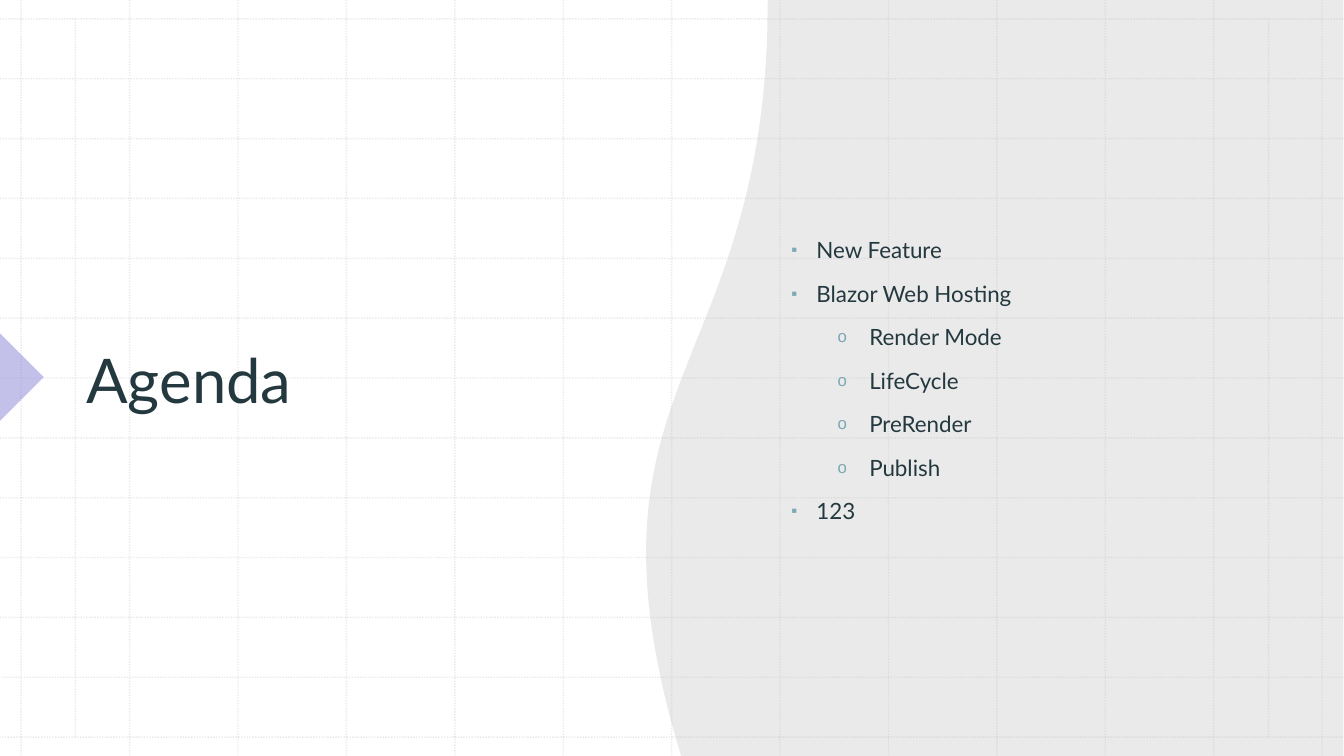
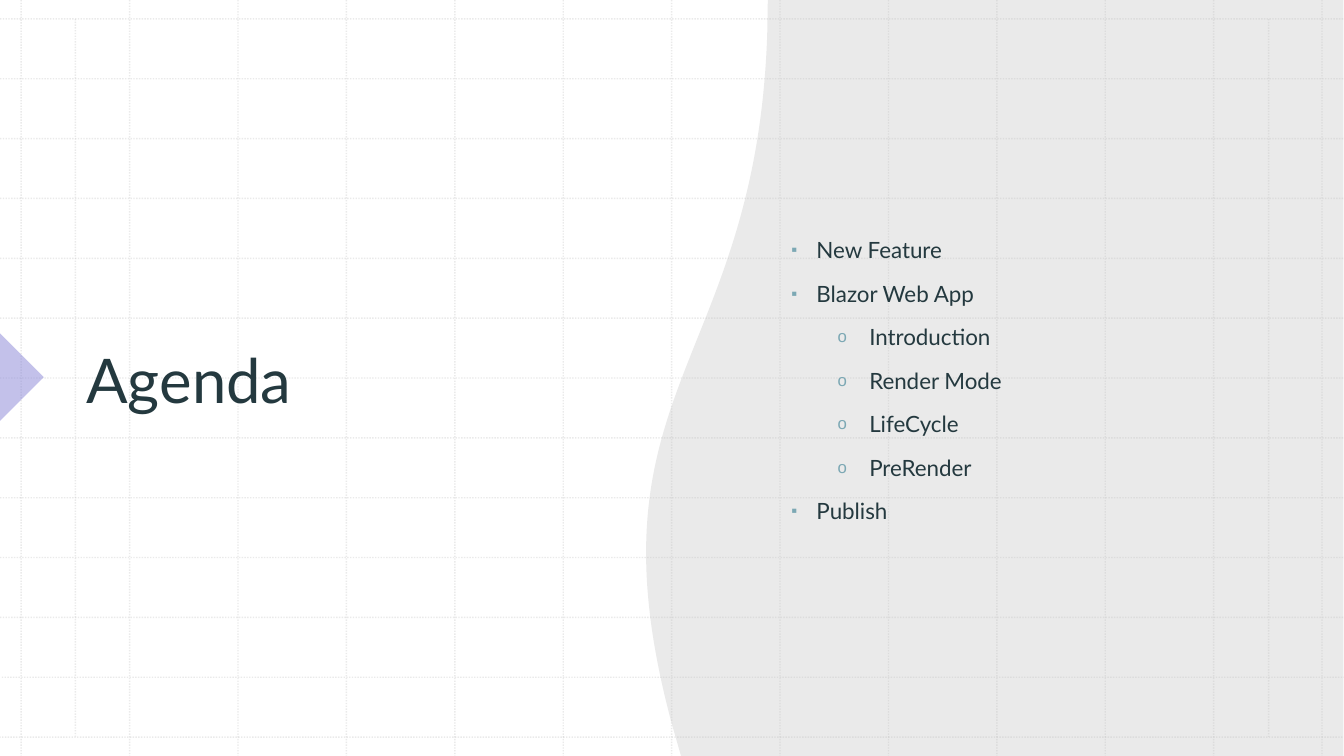
Before and after one commit to xccu/NetCore-Demo, a slide deck: slide 2 of Blazor in .net 8.pptx. Drawn at 1344x756 pixels with LibreOffice and Linux fonts; fonts in the diff are those of the drawing. Boxes give left, top, right and bottom in pixels: in the first picture for what was removed or moved away, otherwise in the second. Text is boxed around its words. In the diff, an @@ line names an element or a change of style, - is before the commit and + after.

Commit message:
modify ppt

```diff
--- a/Blazor in .net 8.pptx
+++ b/Blazor in .net 8.pptx
@@ text at box(816, 285, 990, 345): text changed @@
-▪ Blazor Web Hosting
+▪ Blazor Web App
+o Introduction
@@ text at box(816, 503, 855, 519): paragraph removed @@
-▪ 123
@@ text at box(816, 502, 887, 519): bullet o to ▪ @@
```
Also in this commit, not shown: 4 other slides changed, 3 slides added, 1 slide removed.
